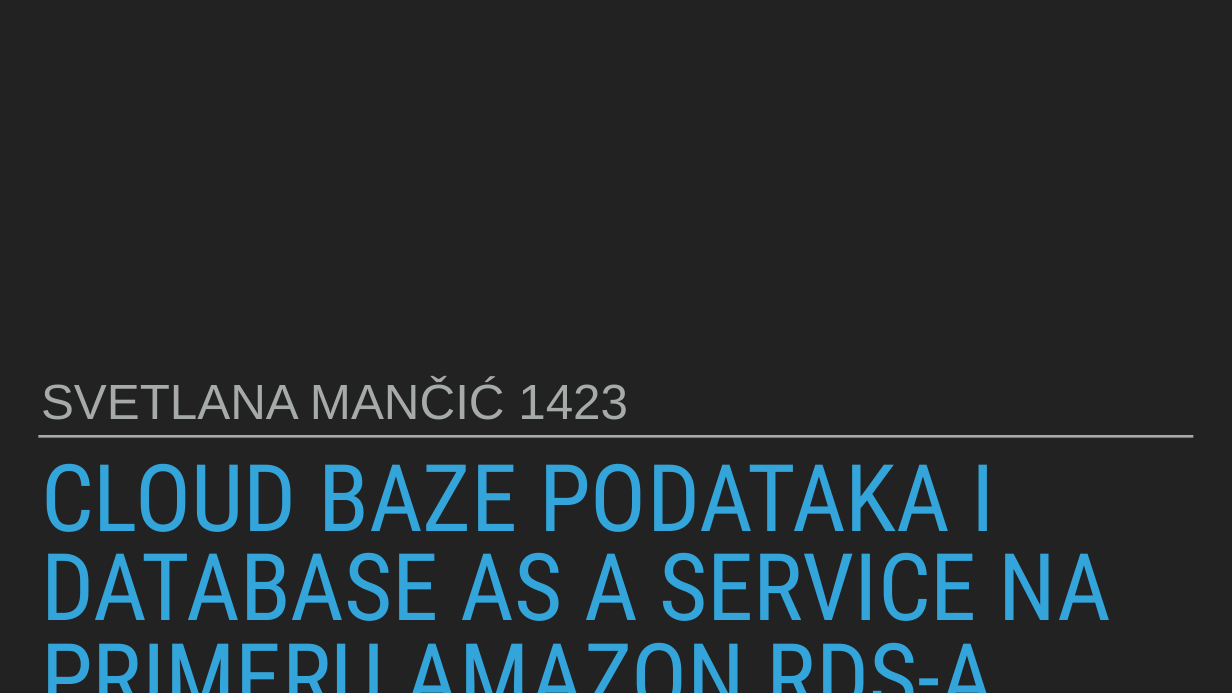
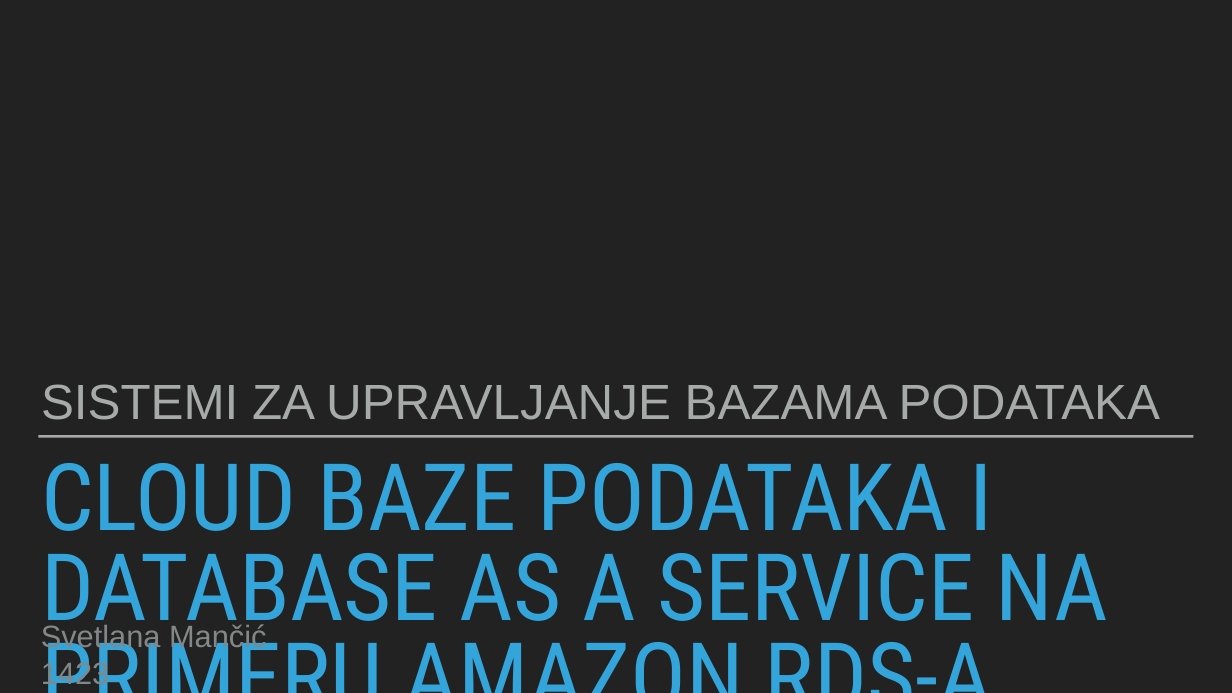
Before and after one commit to svetlanamancic/Amazon-RDS---Cloud-Databases-And-Database-as-a-Service-, a slide deck: slide 1 of Cloud baze podataka i database as a service na primeru Amazon RDS-a.pptx. Drawn at 1232x693 pixels with LibreOffice and Linux fonts; fonts in the diff are those of the drawing. Boxes give left, top, right and bottom in pixels: in the first picture for what was removed or moved away, otherwise in the second. Text is boxed around its words. In the diff, an @@ line names an element or a change of style, - is before the commit and + after.

```diff
--- a/Cloud baze podataka i database as a service na primeru Amazon RDS-a.pptx
+++ b/Cloud baze podataka i database as a service na primeru Amazon RDS-a.pptx
@@ subtitle added at box(41, 384, 1160, 420), 77 pt, text #A6AAA9 @@
+SISTEMI ZA UPRAVLJANJE BAZAMA PODATAKA
@@ title "CLOUD BAZE PODATAKA I DATABASE ..." at box(41, 463, 1108, 642): size 145.4 to 145 pt @@
@@ text "Svetlana Mančić 1423" at box(41, 624, 267, 689): vertical alignment bottom to middle @@
@@ text at box(41, 624, 267, 689): text changed; size 77 to 48 pt; text colour #A6AAA9 to #838787 @@
-SVETLANA MANČIĆ 1423
+Svetlana Mančić 1423
```
Also in this commit, not shown: 15 other slides changed, 2 other files.
